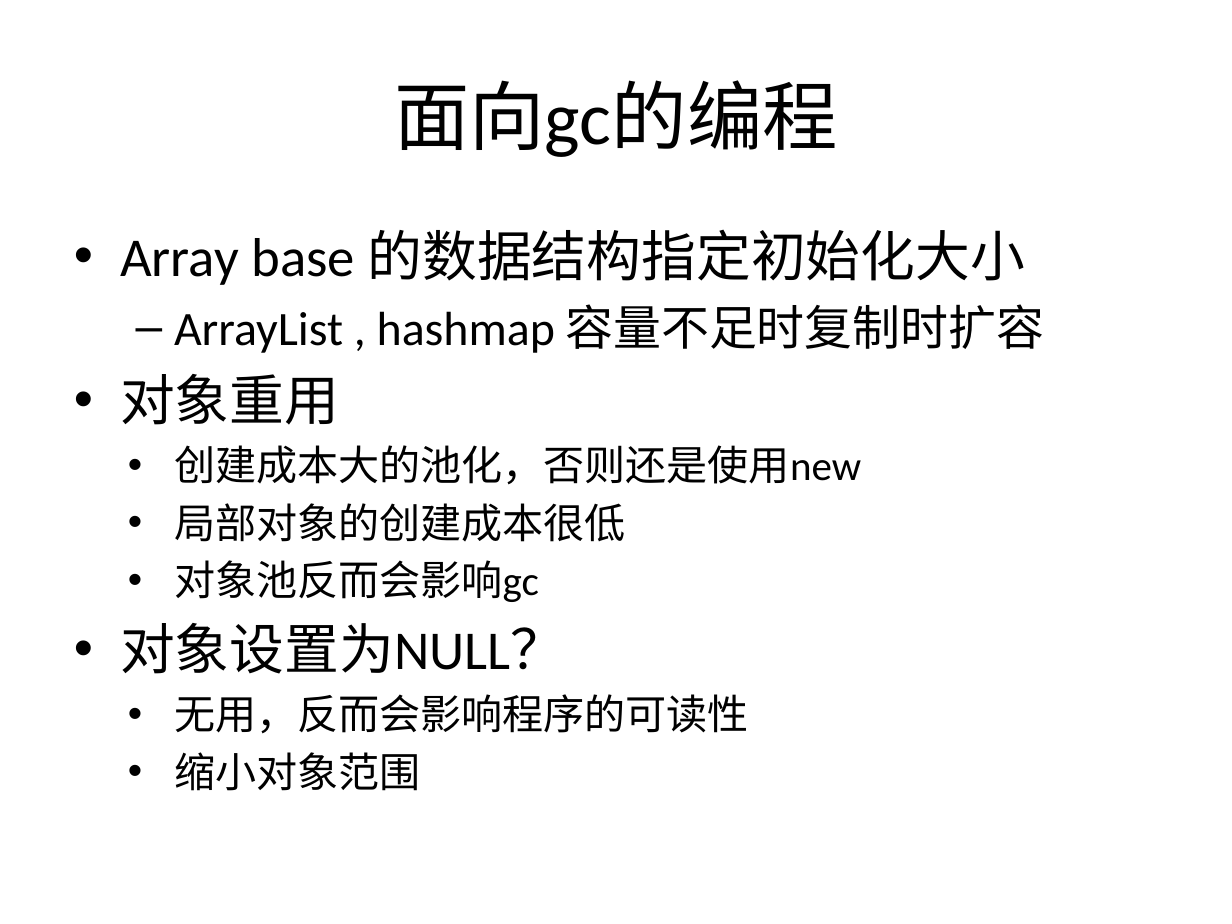
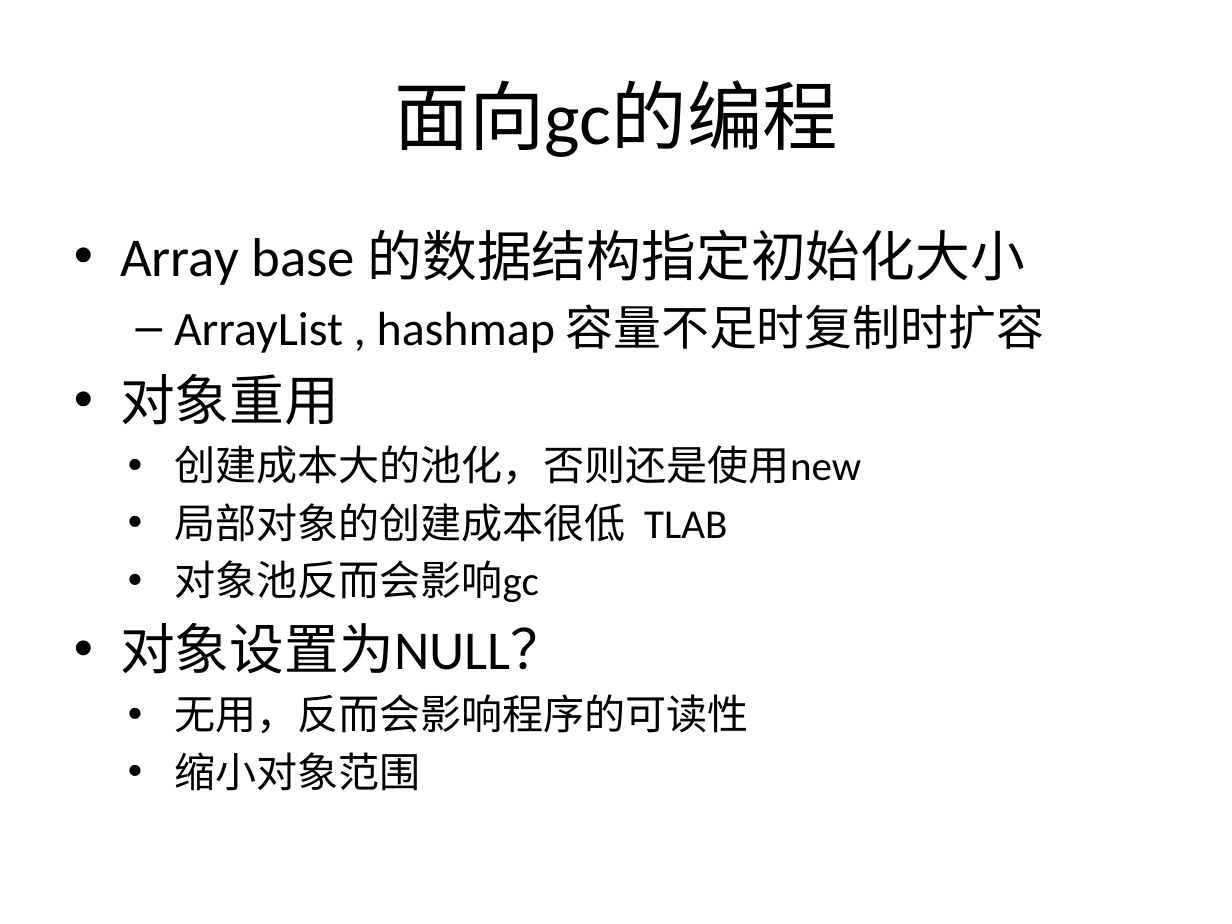
Before and after one commit to cyberdak/javaperformance, a slide deck: slide 25 of Java 性能优化.pptx. Drawn at 1232x924 pixels with LibreOffice and Linux fonts; fonts in the diff are those of the drawing. Boxes give left, top, right and bottom in pixels: in the first picture for what was removed or moved away, otherwise in the second. Text is boxed around its words. In the diff, an @@ line names an element or a change of style, - is before the commit and + after.

```diff
--- a/Java 性能优化.pptx
+++ b/Java 性能优化.pptx
@@ text at bbox=[174, 503, 727, 542]: text changed @@
-    • 局部对象的创建成本很低
+    • 局部对象的创建成本很低 TLAB
```
Also in this commit, not shown: 5 other slides changed.
